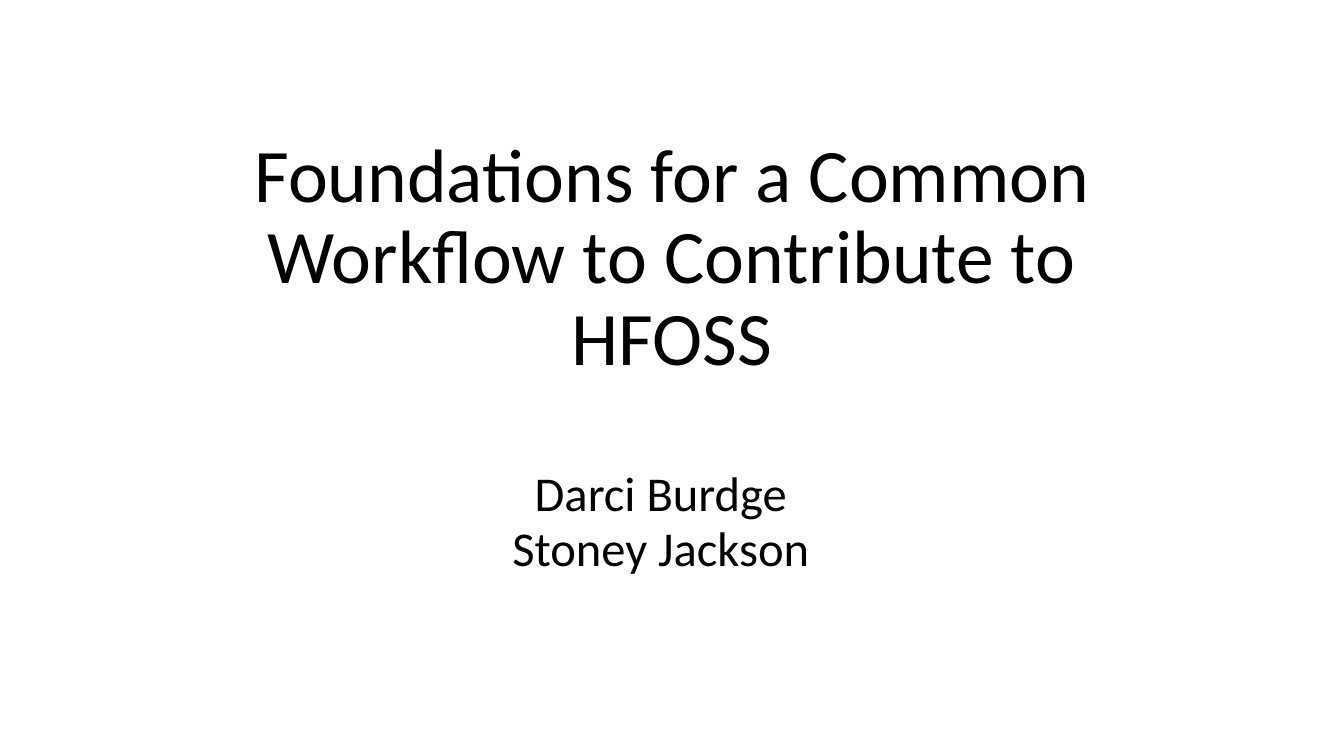
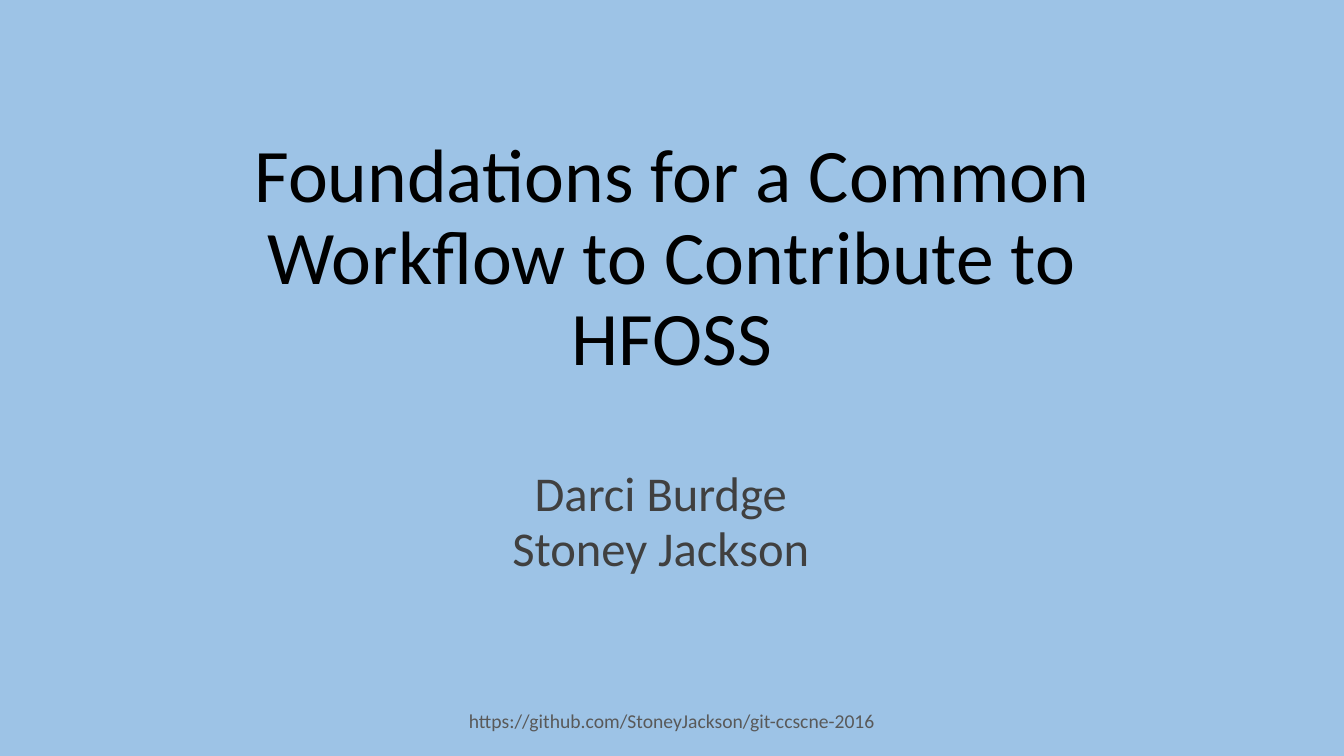
Before and after one commit to foss2serve/github-workflow-activity, a slide deck: slide 1 of tutorial1/Git-Tutorial1-CCSCNE-2016.pptx. Drawn at 1344x756 pixels with LibreOffice and Linux fonts; fonts in the diff are those of the drawing; background and template pictures are left out. Boxes give left, top, right and bottom in pixels: in the first picture for what was removed or moved away, otherwise in the second. Text is boxed around its words. In the diff, an @@ line names an element or a change of style, - is before the commit and + after.

```diff
--- a/tutorial1/Git-Tutorial1-CCSCNE-2016.pptx
+++ b/tutorial1/Git-Tutorial1-CCSCNE-2016.pptx
@@ background #FFFFFF to #9DC3E6 @@
@@ subtitle "Darci Burdge" at <box>512,477,809,574</box>: text colour #000000 to #404040 @@
@@ text added at <box>469,714,874,732</box>, 14 pt, text #595959 @@
+https://github.com/StoneyJackson/git-ccscne-2016
```
Also in this commit, not shown: 3 other slides changed, 1 slide added, 1 other file.
